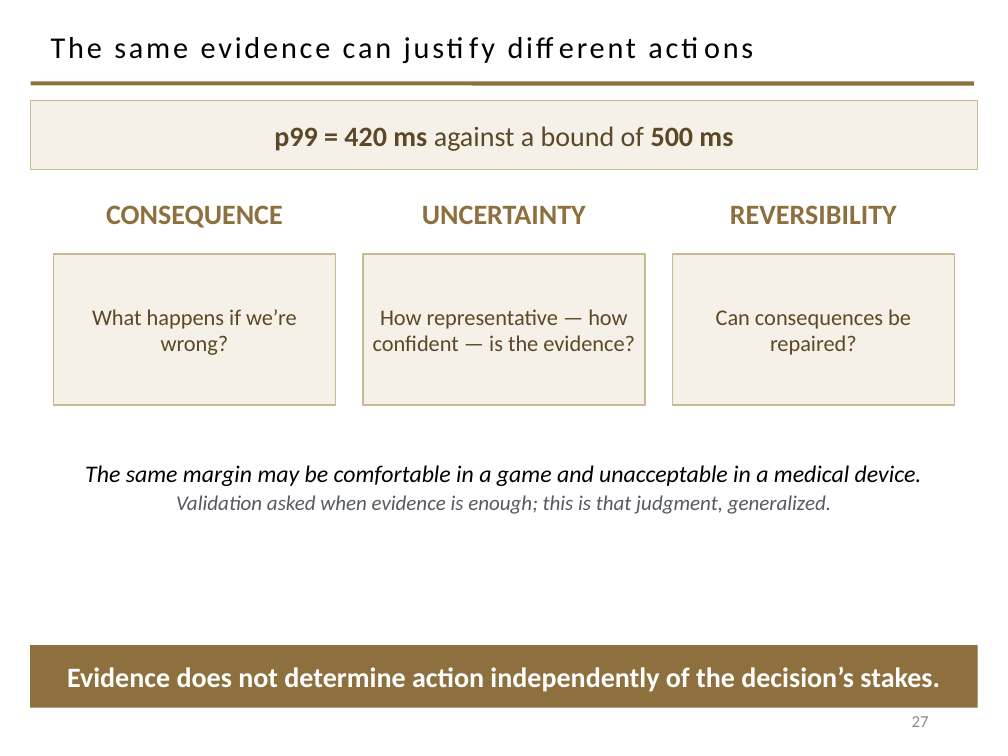
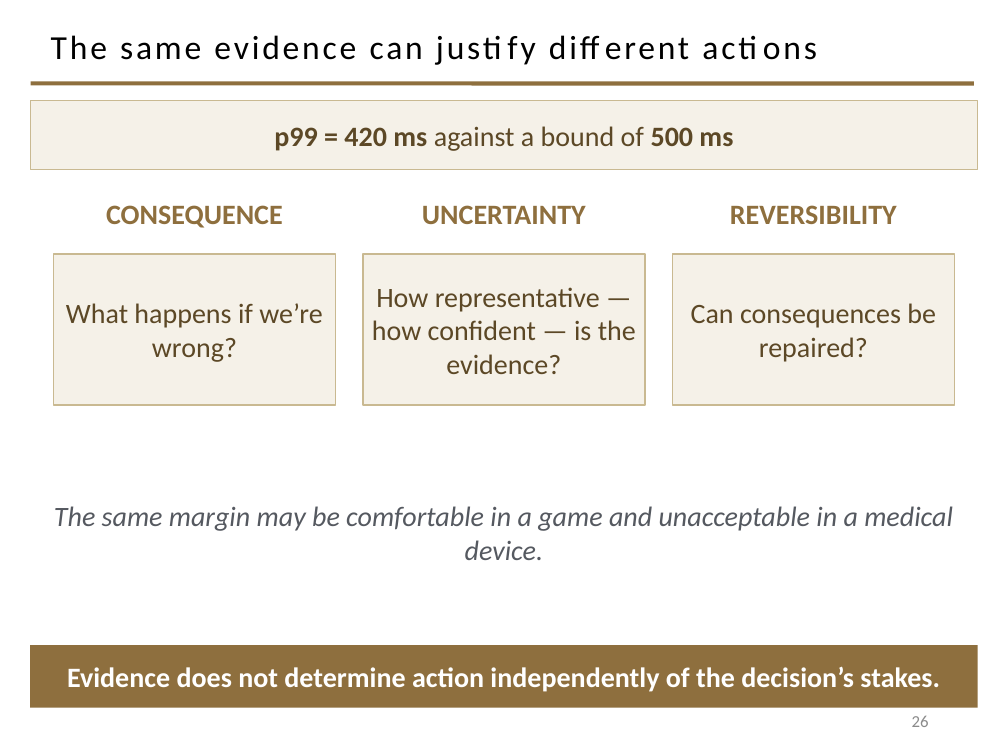
Before and after one commit to davisjam/model-based-agentic-software-engineering, a slide deck: slide 26 of course/lectures/act-1-foundations/09-engineering-decision-making-and-metrics/1-9-Engineering-Decision-Making-and-Metrics.pptx (slide 27 before the commit). Drawn at 1008x756 pixels with LibreOffice and Linux fonts; fonts in the diff are those of the drawing; background and template pictures are left out. Boxes give left, top, right and bottom in pixels: in the first picture for what was removed or moved away, otherwise in the second. Text is boxed around its words. In the diff, an @@ line names an element or a change of style, - is before the commit and + after.

```diff
--- a/course/lectures/act-1-foundations/09-engineering-decision-making-and-metrics/1-9-Engineering-Decision-Making-and-Metrics.pptx
+++ b/course/lectures/act-1-foundations/09-engineering-decision-making-and-metrics/1-9-Engineering-Decision-Making-and-Metrics.pptx
@@ title "The same evidence can justify ..." at [51,35,423,60]: size 21.6 to 24 pt @@
@@ size 16 to 20 pt in 3 elements at [53,254,336,405], [363,254,645,405], [672,254,955,405] @@
@@ text "The same margin may be ...": place and size @@
-text "The same margin may be ..." at [85,465,922,514]
+text "The same margin may be ..." at [54,506,953,560]
@@ text "The same margin may be ..." at [54,506,953,560]: size 17 to 20 pt, text colour #000000 to #555960 @@
@@ text at [176,495,831,514]: paragraph removed @@
-Validation asked when evidence is enough; this is that judgment, generalized.
@@ page number at [912,716,929,727]: text changed @@
-27
+26
```
Also in this commit, not shown: 22 other slides changed, 2 slides added, 3 slides removed, 1 other file.
